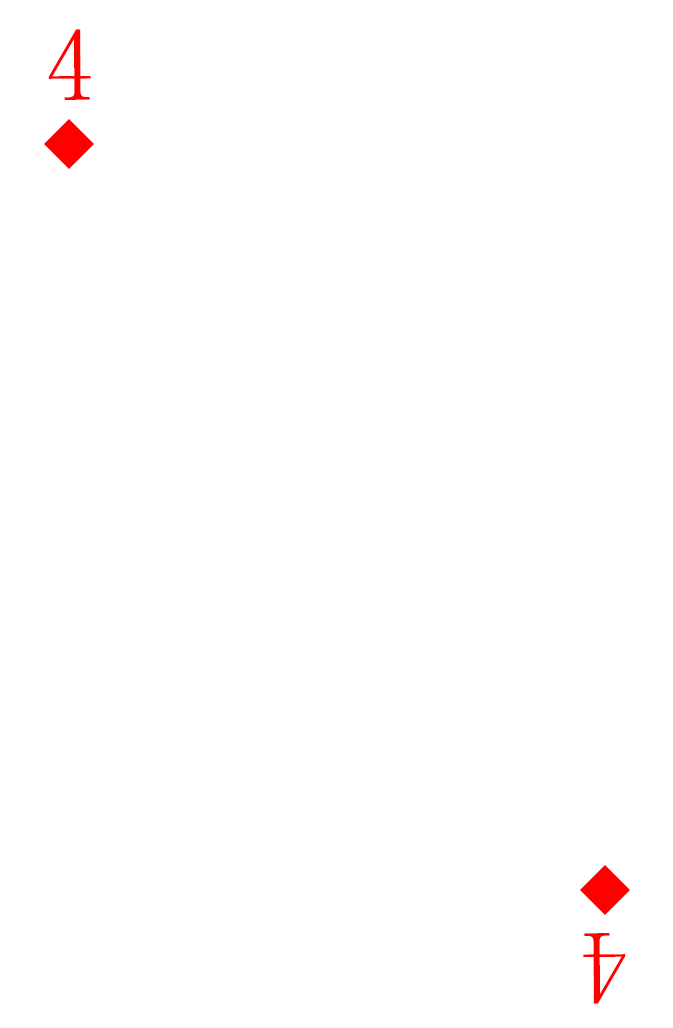
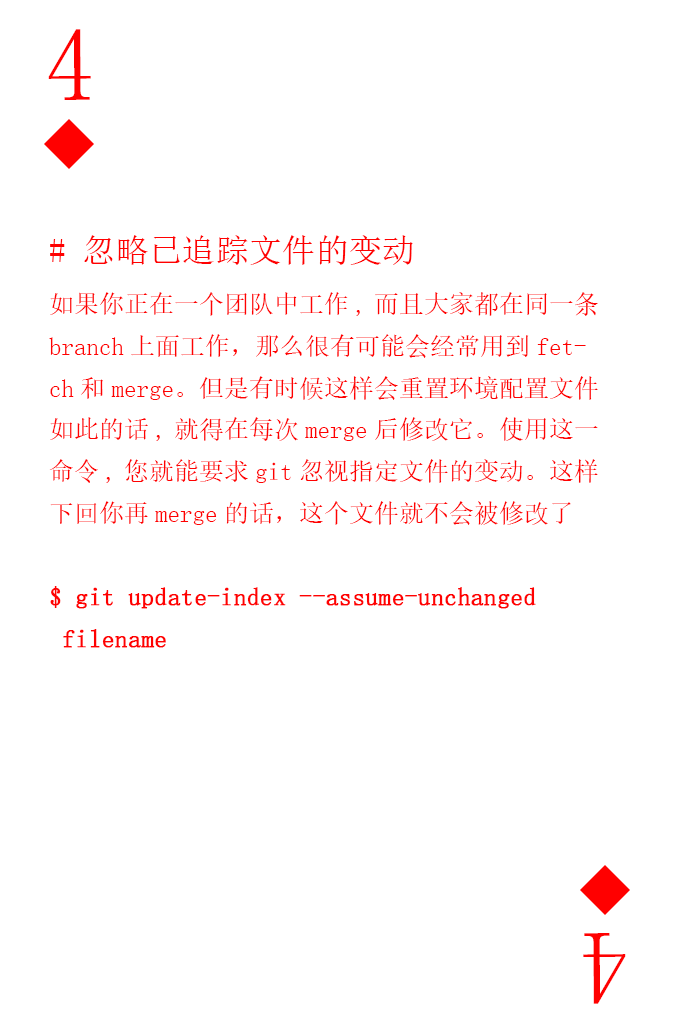
Before/after of a 673×1028 layered artwork. What changed in the layer stack:
added group "command" with 1 layers above "num and pic up" over [49, 235, 598, 648]
added layer "# 忽略已追踪文件的变动 如果你正在一个团队中工作,而且大家都在同一条 branch上面工作，那么很有可能会经常用到fet-" in group "command" over [49, 235, 598, 648]
